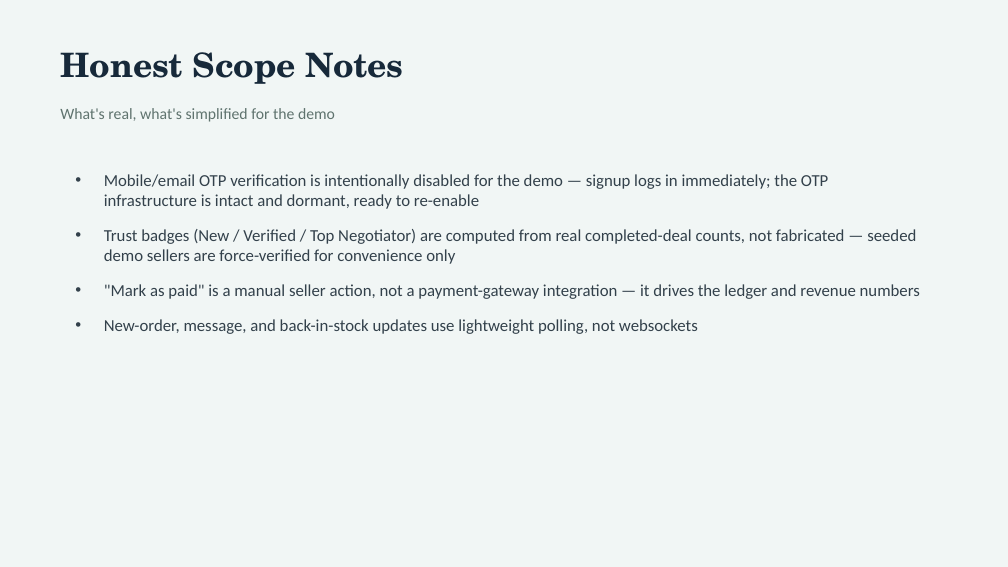
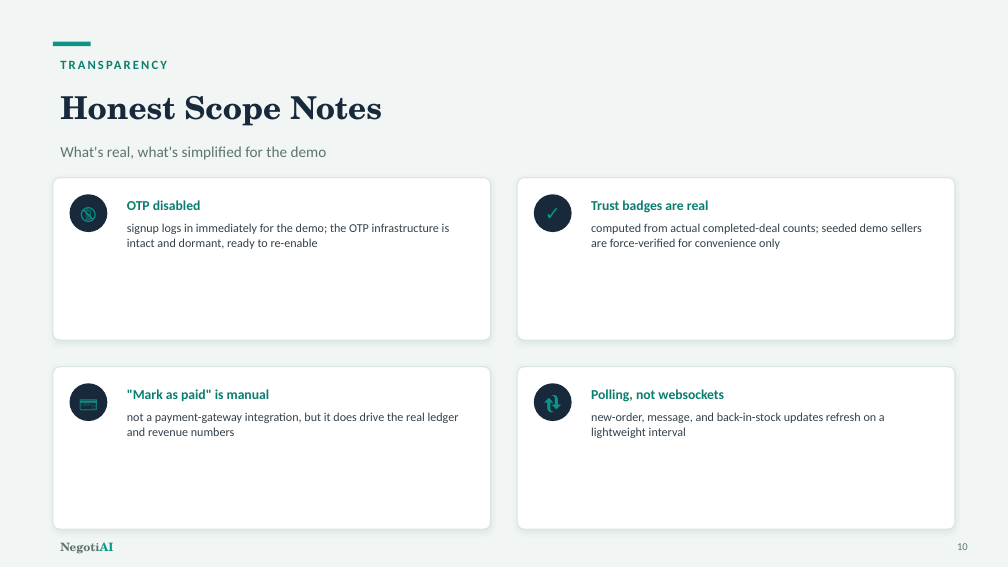
Before and after one commit to rithika-gampa/NegotiAI, a slide deck: slide 10 of NegotiAI_Presentation.pptx. Drawn at 1008x567 pixels with LibreOffice and Linux fonts; fonts in the diff are those of the drawing. Boxes give left, top, right and bottom in pixels: in the first picture for what was removed or moved away, otherwise in the second. Text is boxed around its words. In the diff, an @@ line names an element or a change of style, - is before the commit and + after.

```diff
--- a/NegotiAI_Presentation.pptx
+++ b/NegotiAI_Presentation.pptx
@@ rectangle added at (x1=53, y1=42, x2=91, y2=46), fill #0D9488 @@
@@ text added at (x1=53, y1=51, x2=658, y2=78), 12 pt, text #0B7D6E, bold @@
+TRANSPARENCY
@@ text "Honest Scope Notes" moved from (x1=60, y1=52, x2=404, y2=84) to (x1=60, y1=96, x2=382, y2=126) @@
@@ text "Honest Scope Notes" at (x1=60, y1=96, x2=382, y2=126): size 32 to 30 pt @@
@@ text "What's real, what's simplified for ..." moved from (x1=60, y1=108, x2=335, y2=122) to (x1=60, y1=146, x2=327, y2=160) @@
@@ text "What's real, what's simplified for ..." at (x1=60, y1=146, x2=327, y2=160): size 15 to 14.5 pt @@
@@ rounded rectangle added at (x1=53, y1=178, x2=491, y2=340), fill #FFFFFF, outline #D8E4E1 1 pt @@
@@ text removed at (x1=104, y1=174, x2=920, y2=334) @@
-• Mobile/email OTP verification is intentionally disabled for the demo — signup logs in immediately; the OTP infrastructure is intact and dormant, ready to re-enable
-• Trust badges (New / Verified / Top Negotiator) are computed from real completed-deal counts, not fabricated — seeded demo sellers are force-verified for convenience only
-• "Mark as paid" is a manual seller action, not a payment-gateway integration — it drives the ledger and revenue numbers
-• New-order, message, and back-in-stock updates use lightweight polling, not websockets
@@ rounded rectangle added at (x1=517, y1=178, x2=955, y2=340), fill #FFFFFF, outline #D8E4E1 1 pt @@
@@ ellipse added at (x1=70, y1=194, x2=107, y2=232), fill #17293A @@
@@ text added at (x1=70, y1=194, x2=107, y2=232), 18 pt, text #0D9488 @@
+📵
@@ text added at (x1=127, y1=200, x2=201, y2=210), 13 pt, text #0B7D6E, bold @@
+OTP disabled
@@ ellipse added at (x1=534, y1=194, x2=572, y2=232), fill #17293A @@
@@ text added at (x1=534, y1=194, x2=572, y2=232), 18 pt, text #0D9488 @@
+✓
@@ text added at (x1=591, y1=200, x2=709, y2=213), 13 pt, text #0B7D6E, bold @@
+Trust badges are real
@@ text added at (x1=127, y1=223, x2=449, y2=249), 11.5 pt, text #33414B @@
+signup logs in immediately for the demo; the OTP infrastructure is intact and dormant, ready to re-enable
@@ text added at (x1=591, y1=223, x2=922, y2=249), 11.5 pt, text #33414B @@
+computed from actual completed-deal counts; seeded demo sellers are force-verified for convenience only
@@ rounded rectangle added at (x1=53, y1=367, x2=491, y2=529), fill #FFFFFF, outline #D8E4E1 1 pt @@
@@ ellipse added at (x1=70, y1=383, x2=107, y2=421), fill #17293A @@
@@ text added at (x1=70, y1=383, x2=107, y2=421), 18 pt, text #0D9488 @@
+💳
@@ text added at (x1=127, y1=389, x2=269, y2=401), 13 pt, text #0B7D6E, bold @@
+"Mark as paid" is manual
@@ rounded rectangle added at (x1=517, y1=367, x2=955, y2=529), fill #FFFFFF, outline #D8E4E1 1 pt @@
@@ ellipse added at (x1=534, y1=383, x2=572, y2=421), fill #17293A @@
@@ text added at (x1=534, y1=383, x2=572, y2=421), 18 pt, text #0D9488 @@
+🔃
@@ text added at (x1=591, y1=389, x2=724, y2=402), 13 pt, text #0B7D6E, bold @@
+Polling, not websockets
@@ text added at (x1=127, y1=412, x2=459, y2=436), 11.5 pt, text #33414B @@
+not a payment-gateway integration, but it does drive the real ledger and revenue numbers
@@ text added at (x1=591, y1=412, x2=885, y2=438), 11.5 pt, text #33414B @@
+new-order, message, and back-in-stock updates refresh on a lightweight interval
@@ text added at (x1=60, y1=542, x2=113, y2=554), 11 pt, text #5F736E, bold @@
+NegotiAI
@@ text added at (x1=957, y1=543, x2=968, y2=550), 10 pt, text #5F736E @@
+10
```
Also in this commit, not shown: 10 other slides changed.
